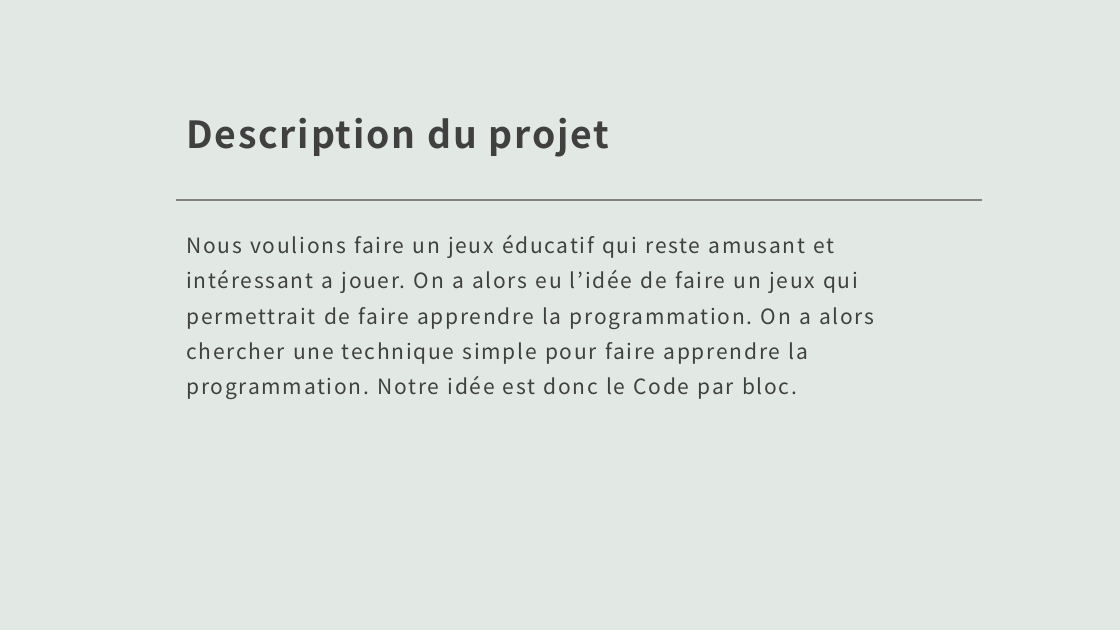
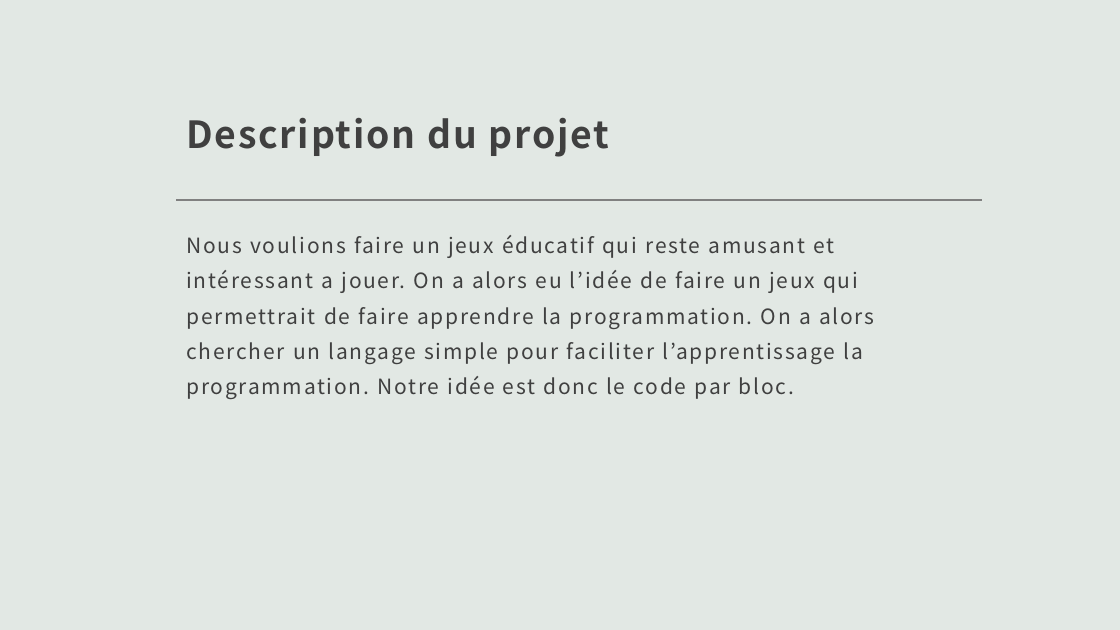
Before and after one commit to VincentMoreauBenoit/H23_204_CODE_WARS, a slide deck: slide 2 of Ébauche du projet/Projet Sim CODE WARS.pptx. Drawn at 1120x630 pixels with LibreOffice and Linux fonts; fonts in the diff are those of the drawing. Boxes give left, top, right and bottom in pixels: in the first picture for what was removed or moved away, otherwise in the second. Text is boxed around its words. In the diff, an @@ line names an element or a change of style, - is before the commit and + after.

Commit message:
Début BlocIf Pratiquement fini

```diff
--- a/Ébauche du projet/Projet Sim CODE WARS.pptx
+++ b/Ébauche du projet/Projet Sim CODE WARS.pptx
@@ text at [186,235,874,399]: text changed @@
-Nous voulions faire un jeux éducatif qui reste amusant et intéressant a jouer. On a alors eu l’idée de faire un jeux qui permettrait de faire apprendre la programmation. On a alors chercher une technique simple pour faire apprendre la programmation. Notre idée est donc le Code par bloc.
+Nous voulions faire un jeux éducatif qui reste amusant et intéressant a jouer. On a alors eu l’idée de faire un jeux qui permettrait de faire apprendre la programmation. On a alors chercher un langage simple pour faciliter l’apprentissage la programmation. Notre idée est donc le code par bloc.
```
Also in this commit, not shown: 7 other slides changed, 1 slide added, 1 slide removed, 14 other files.
